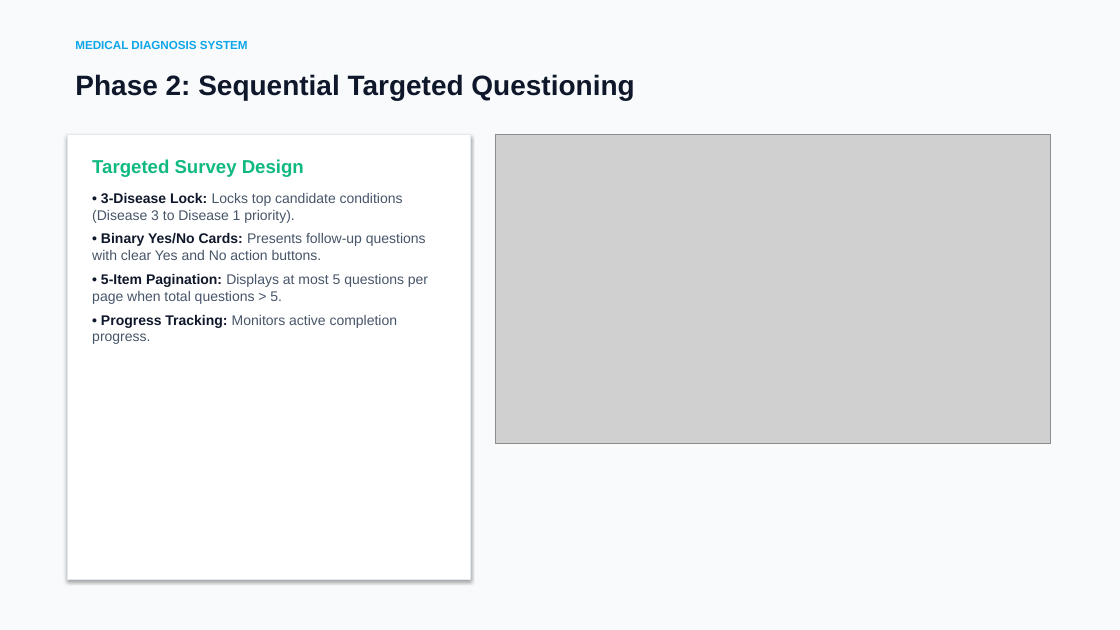
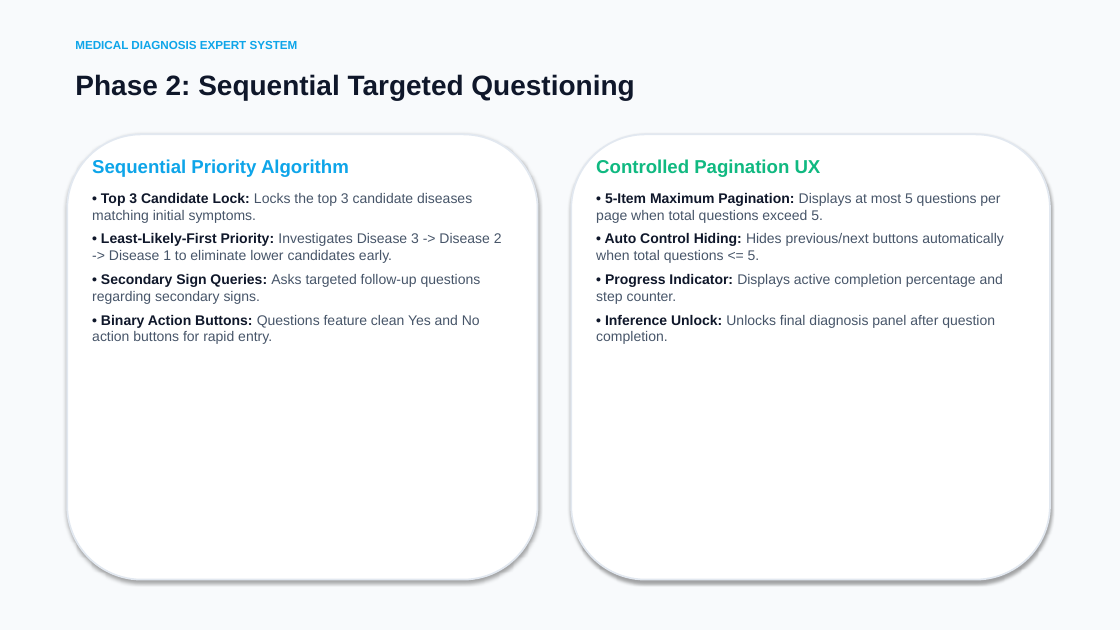
Before and after one commit to wmmandela/medical_diagnosis, a slide deck: slide 7 of presentation/Medical_Diagnosis_System_Presentation.pptx (slide 4 before the commit). Drawn at 1120x630 pixels with LibreOffice and Linux fonts; fonts in the diff are those of the drawing; grey boxes stand for pictures. Boxes give left, top, right and bottom in pixels: in the first picture for what was removed or moved away, otherwise in the second. Text is boxed around its words. In the diff, an @@ line names an element or a change of style, - is before the commit and + after.

Commit message:
docs: replace image screenshots with high-quality vector content cards, visual indicators, and vibrant clinical colors

```diff
--- a/presentation/Medical_Diagnosis_System_Presentation.pptx
+++ b/presentation/Medical_Diagnosis_System_Presentation.pptx
@@ text at [75, 41, 298, 49]: text changed @@
-MEDICAL DIAGNOSIS SYSTEM
+MEDICAL DIAGNOSIS EXPERT SYSTEM
@@ rounded rectangle: place and size @@
-rounded rectangle at [67, 134, 471, 580]
+rounded rectangle at [67, 134, 538, 580]
@@ rounded rectangle at [67, 134, 538, 580]: rectangle to rounded rectangle; outline #E2E8F0 1 pt to #E2E8F0 1.5 pt @@
@@ picture removed at [496, 134, 1050, 444] @@
@@ rounded rectangle added at [571, 134, 1050, 580], fill #FFFFFF, outline #E2E8F0 1.5 pt @@
@@ text at [92, 159, 502, 344]: text changed @@
-Targeted Survey Design
-• 3-Disease Lock: Locks top candidate conditions (Disease 3 to Disease 1 priority).
-• Binary Yes/No Cards: Presents follow-up questions with clear Yes and No action buttons.
-• 5-Item Pagination: Displays at most 5 questions per page when total questions > 5.
-• Progress Tracking: Monitors active completion progress.
+Sequential Priority Algorithm
+• Top 3 Candidate Lock: Locks the top 3 candidate diseases matching initial symptoms.
+• Least-Likely-First Priority: Investigates Disease 3 -> Disease 2 -> Disease 1 to eliminate lower candidates early.
+• Secondary Sign Queries: Asks targeted follow-up questions regarding secondary signs.
+• Binary Action Buttons: Questions feature clean Yes and No action buttons for rapid entry.
@@ text added at [596, 159, 1004, 344], 12 pt, text #475569 @@
+Controlled Pagination UX
+• 5-Item Maximum Pagination: Displays at most 5 questions per page when total questions exceed 5.
+• Auto Control Hiding: Hides previous/next buttons automatically when total questions <= 5.
+• Progress Indicator: Displays active completion percentage and step counter.
+• Inference Unlock: Unlocks final diagnosis panel after question completion.
```
Also in this commit, not shown: 3 other slides changed, 6 slides added, 2 slides removed, 1 other file.
